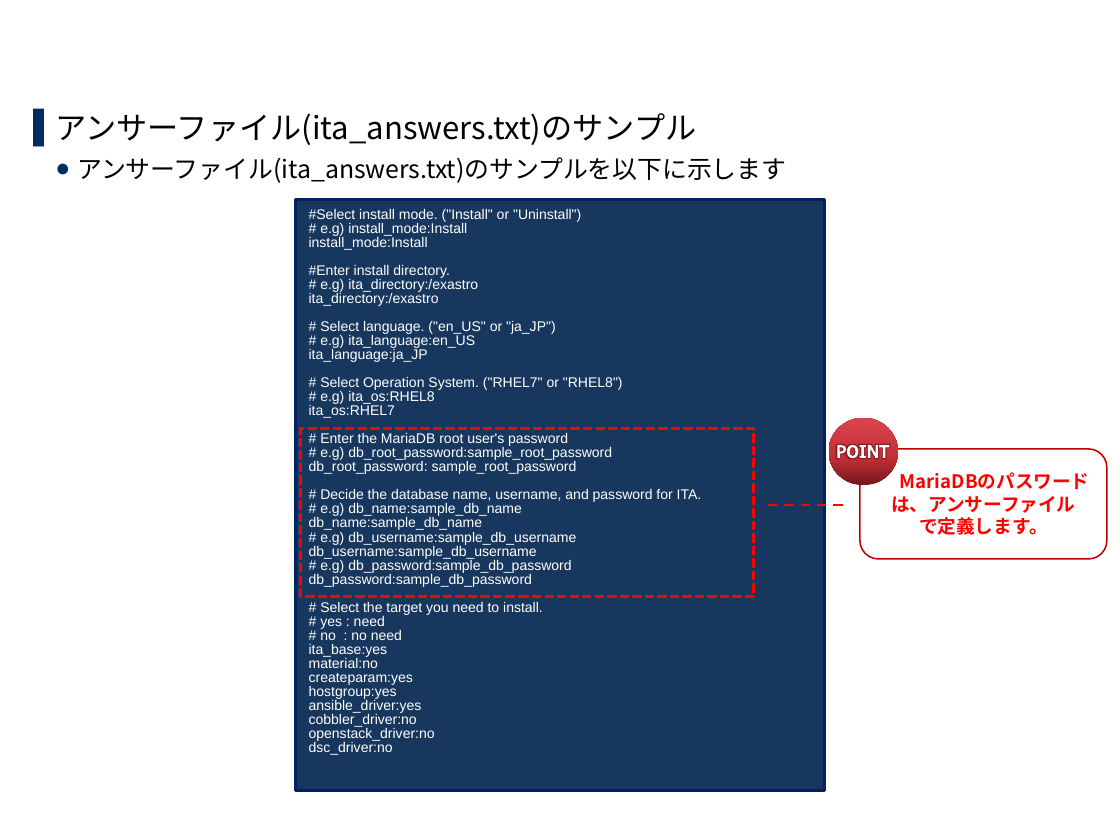
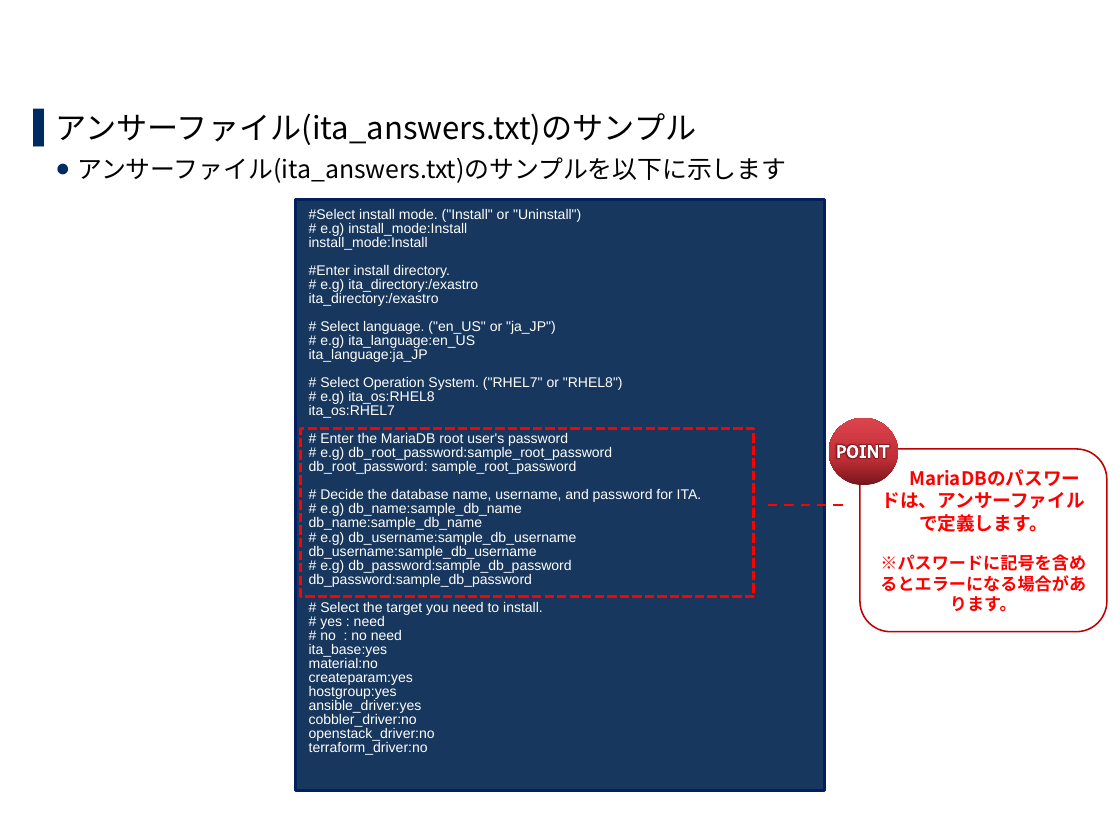
Before and after one commit to exastro-suite/it-automation-docs, a slide deck: slide 18 of asset/Learn_ja/ITA-offline-install_ja.pptx. Drawn at 1120x840 pixels with LibreOffice and Linux fonts; fonts in the diff are those of the drawing; background and template pictures are left out. Boxes give left, top, right and bottom in pixels: in the first picture for what was removed or moved away, otherwise in the second. Text is boxed around its words. In the diff, an @@ line names an element or a change of style, - is before the commit and + after.

```diff
--- a/asset/Learn_ja/ITA-offline-install_ja.pptx
+++ b/asset/Learn_ja/ITA-offline-install_ja.pptx
@@ rounded rectangle "MariaDBのパスワードは、アンサーファイル": place and size @@
-rounded rectangle "MariaDBのパスワードは、アンサーファイル" at [860,449,1107,559]
+rounded rectangle "MariaDBのパスワードは、アンサーファイル" at [860,449,1107,632]
@@ rounded rectangle "MariaDBのパスワードは、アンサーファイル" at [860,449,1107,632]: vertical alignment middle to top @@
@@ text in rounded rectangle at [880,554,1086,612]: paragraph added @@
+※パスワードに記号を含めるとエラーになる場合があります。
@@ text in rectangle at [309,742,428,755]: text changed @@
-dsc_driver:no
+terraform_driver:no
```
Also in this commit, not shown: 5 other slides changed.
